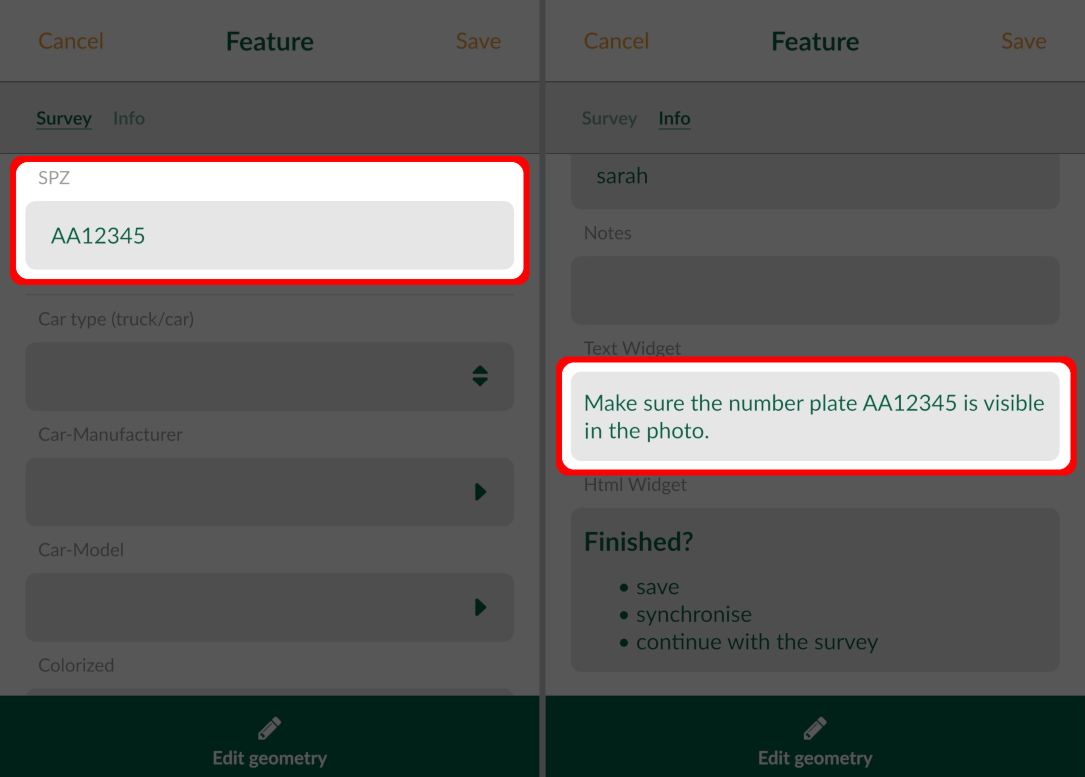
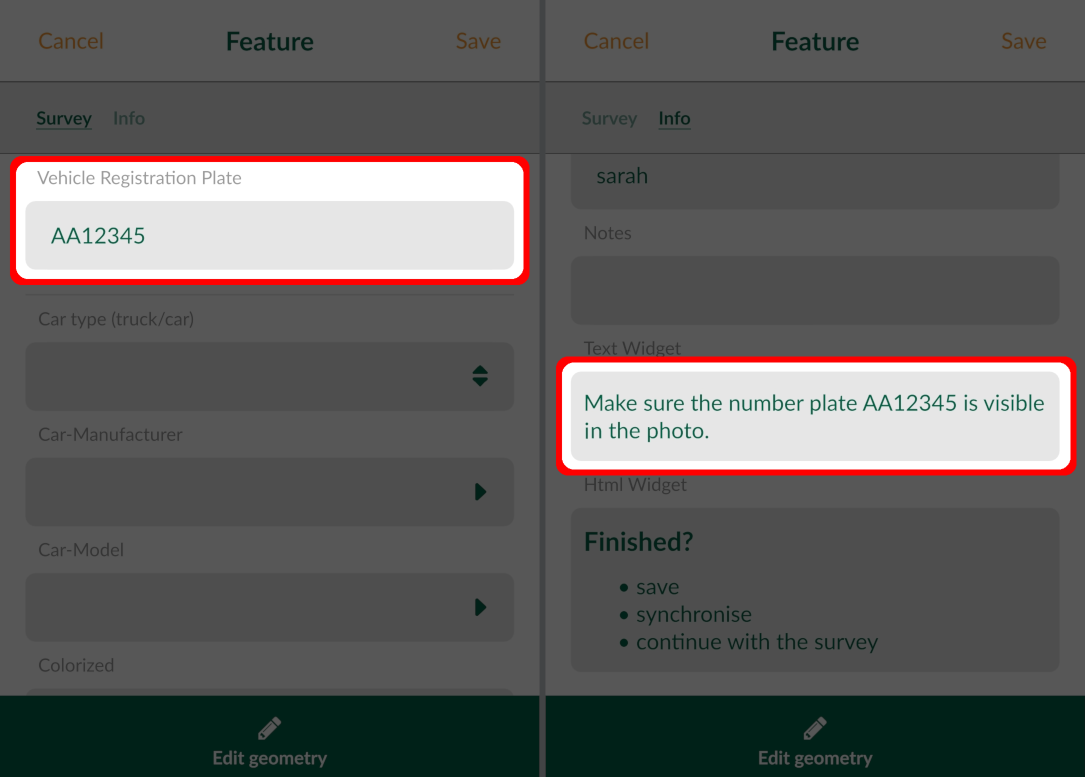
Layers edited between the first and the second 1085 x 777 image:
painted on "Screenshot_20231113_210731.jpg" over [37, 170, 242, 188]
